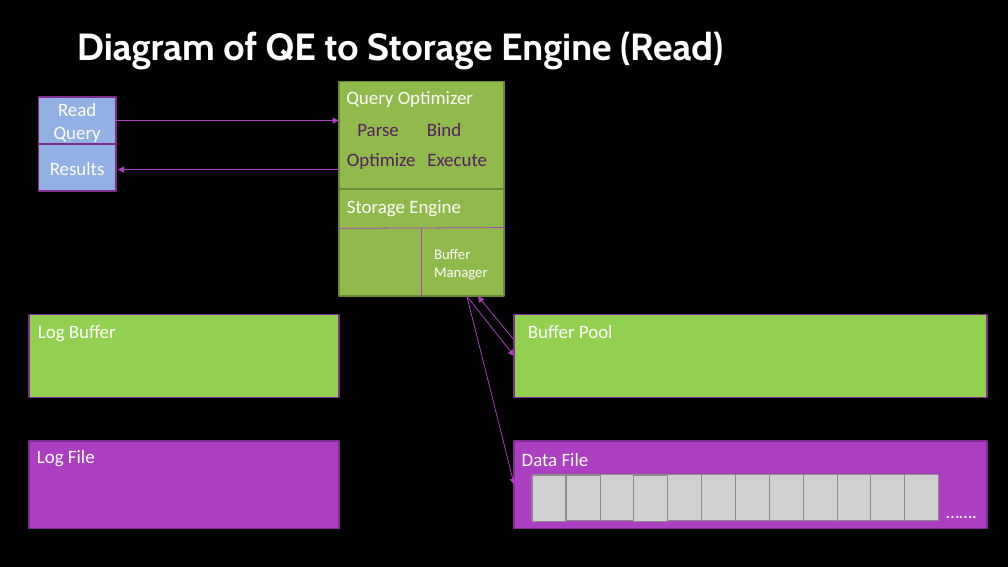
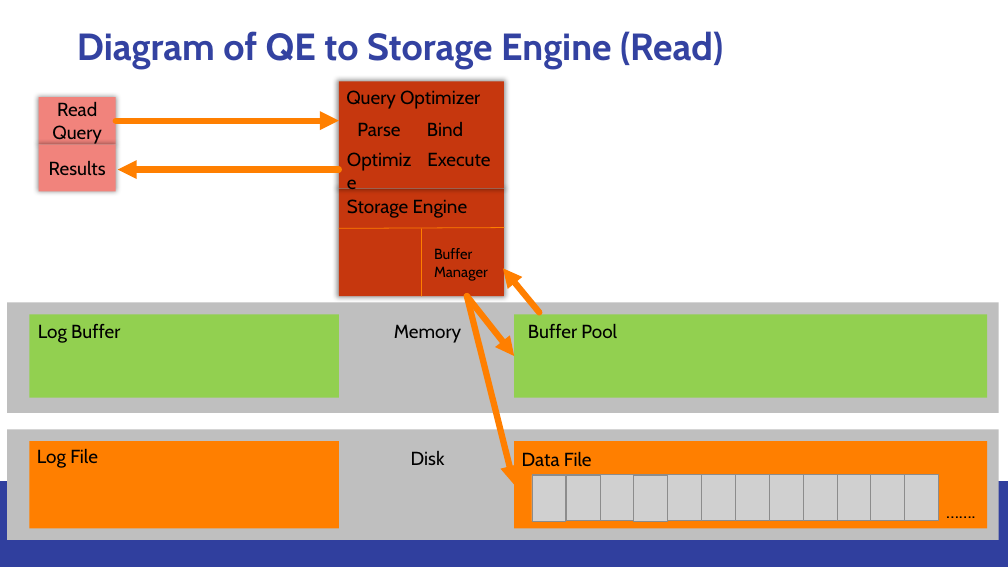
Before and after one commit to sabinio/SQLTraining, a slide deck: slide 11 of Slides/1. Logging.pptx. Drawn at 1008x567 pixels with LibreOffice and Linux fonts; fonts in the diff are those of the drawing; grey boxes stand for pictures; background and template pictures are left out. Boxes give left, top, right and bottom in pixels: in the first picture for what was removed or moved away, otherwise in the second. Text is boxed around its words. In the diff, an @@ line names an element or a change of style, - is before the commit and + after.

```diff
--- a/Slides/1. Logging.pptx
+++ b/Slides/1. Logging.pptx
@@ background picture (left out) to #FFFFFF @@
@@ title "Diagram of QE to Storage ..." at bbox=[77, 31, 723, 69]: text colour #FFFFFF to #3342A1 @@
@@ rectangle at bbox=[339, 82, 504, 189]: fill #90BA4C to #C6370E; outline #6B8A38 1.5 pt to none; shadow on @@
@@ rectangle "Read Query" at bbox=[39, 98, 116, 144]: font Calibri to Cabin, text colour #FFFFFF to #000000; fill #91B0E3 to #F1837C; outline #7F2E8F 1.5 pt to none; shadow on @@
@@ rectangle "Results" at bbox=[39, 144, 116, 191]: font Calibri to Cabin, text colour #FFFFFF to #000000; fill #91B0E3 to #F1837C; outline #7F2E8F 1.5 pt to none; shadow on @@
@@ arrow (116, 121) - (339, 121): stroke #AC3EC1 0.75 pt to #FF7F00 6 pt @@
@@ font Calibri to Cabin, text colour #561F60 to #000000 in 4 elements at bbox=[357, 122, 400, 136], bbox=[427, 122, 463, 136], bbox=[340, 144, 426, 174], bbox=[427, 152, 490, 166] @@
@@ arrow (339, 169) - (118, 169): stroke #AC3EC1 0.75 pt to #FF7F00 6 pt @@
@@ rectangle at bbox=[339, 189, 504, 296]: fill #90BA4C to #C6370E; outline #6B8A38 1.5 pt to none; shadow on @@
@@ line (339, 228) - (504, 228): stroke #AC3EC1 0.75 pt to #FF7F00 0.75 pt @@
@@ line (421, 296) - (421, 229): stroke #AC3EC1 0.75 pt to #FF7F00 0.75 pt @@
@@ arrow moved from (514, 340) - (478, 296) to (539, 312) - (503, 268) @@
@@ arrow (539, 312) - (503, 268): stroke #AC3EC1 0.75 pt to #FF7F00 6 pt @@
@@ arrow (467, 296) - (514, 356): stroke #AC3EC1 0.75 pt to #FF7F00 6 pt @@
@@ arrow (467, 296) - (514, 485): stroke #AC3EC1 0.75 pt to #FF7F00 6 pt @@
@@ rectangle added at bbox=[7, 302, 999, 413], fill #BFBFBF @@
@@ rectangle at bbox=[29, 315, 339, 398]: outline #7F2E8F 1.5 pt to none @@
@@ text added at bbox=[394, 324, 461, 343], 18 pt, text #000000 @@
+Memory
@@ rectangle at bbox=[514, 315, 988, 398]: outline #7F2E8F 1.5 pt to none @@
@@ rectangle "Buffer Pool": place and size @@
-rectangle "Buffer Pool" at bbox=[521, 316, 659, 333]
+rectangle "Buffer Pool" at bbox=[521, 316, 659, 346]
@@ rectangle added at bbox=[7, 430, 999, 540], fill #BFBFBF @@
@@ rectangle at bbox=[29, 441, 339, 529]: fill #AC3EC1 to #FF7F00; outline #7F2E8F 1.5 pt to none @@
@@ rectangle at bbox=[514, 441, 988, 529]: fill #AC3EC1 to #FF7F00; outline #7F2E8F 1.5 pt to none @@
@@ text added at bbox=[411, 451, 445, 465], 18 pt, text #000000 @@
+Disk
@@ rectangle added at bbox=[0, 481, 1008, 567], fill #FFFFFF, outline #FFFFFF 1.5 pt @@
@@ rectangle added at bbox=[0, 481, 1008, 567], fill #303F9E @@
@@ font Calibri to Cabin, text colour #FFFFFF to #000000 in 8 elements at bbox=[522, 451, 592, 467], bbox=[37, 448, 98, 468], bbox=[30, 316, 129, 346], bbox=[346, 90, 480, 109], bbox=[347, 199, 468, 218], bbox=[434, 248, 488, 281], bbox=[521, 316, 659, 346], bbox=[939, 496, 993, 526] @@
```
Also in this commit, not shown: 41 other slides changed, 23 other files.
